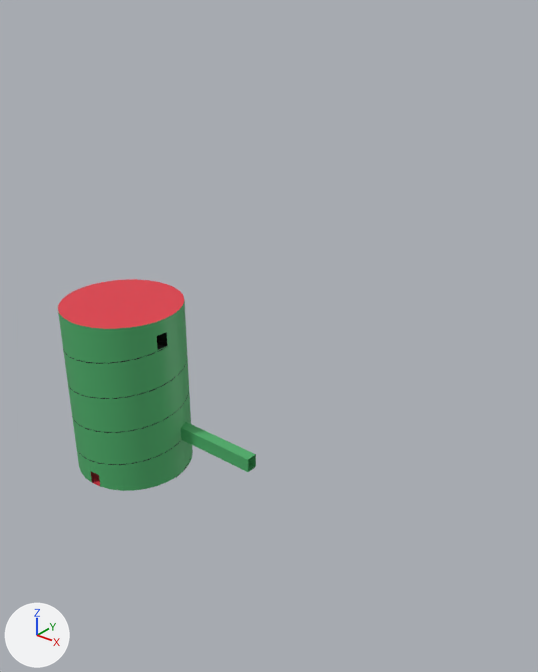
The Blender file BlenderFiles/Archival_Object/Scenes/CPS_AO_012.blend: old version first, new version second.
The view is the same before and after, from a camera (50 mm lens) standing at (350.0, -286.0, 309.0) and looking at (113.0, 10.0, 125.0). The lights are fixed; the arrows at lower left show +X, +Y and +Z.

In view in the first picture: 'Museum_Shell'.
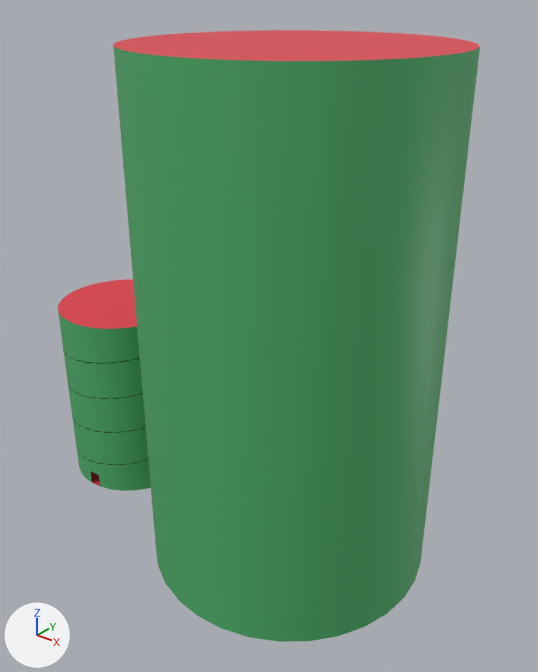
Changed parts and their boxes [x1, y1, x2, y2] in the pictures (538 x 672 px):
'Room_1', added (green)
    after: [113, 30, 480, 642]
    faces in mat_mat_museum_wall (green #4eb16c): [113, 45, 480, 642]
    faces in mat_mat_museum_ground (red #e43948): [113, 30, 480, 61]
part 1 of me_museum_shell_mesh, deleted (green)
    before: [181, 422, 256, 472]

Edits to the bpy script that builds the scene:
```text
Change me_museum_shell_mesh:
    where me_museum_shell_mesh.from_pydata(...)  # 228 vertices, 195 faces; spans x -20.0..49.0, y -20.0..20.0, z 0.0..119.0
    used by ob_museum_shell; location = (0.0, 0.0, 0.0); scale = (2.0, 2.0, 1.0)
    verts and faces of me_museum_shell_mesh; kept vertices keep their numbers, new ones are numbered from 228
    before: 166 (18.5, 7.7, 35.6) at pixel (186, 421), 167 (18.5, 7.7, 26.0), 170 (19.6, 3.9, 35.6) at pixel (180, 427), 171 (19.6, 3.9, 26.0) at pixel (181, 439), 224 (49.0, 7.7, 35.6) at pixel (255, 454)
    before: 225 (49.0, 7.7, 26.0) at pixel (255, 466), 226 (49.0, 3.9, 35.6) at pixel (248, 459), 227 (49.0, 3.9, 26.0) at pixel (248, 472)
    me_museum_shell_mesh part 1
    add delete_vertices([*range(224, 228)])  # with the faces that use them
Add me_room_1_mesh:
    me_room_1_mesh.from_pydata(...)  # 130 vertices, 98 faces; spans x -80.0..80.0, y -80.0..80.0, z 0.0..282.0
    me_room_1_mesh.polygons.foreach_set('use_smooth', [True] * 98)
    # faces by material slot: [2, 96]
    me_room_1_mesh.materials.append(mat_mat_museum_ground)  # red #e43948
    me_room_1_mesh.materials.append(mat_mat_museum_wall)  # green #4eb16c
Add ob_room_1:
    ob_room_1 = bpy.data.objects.new('Room_1', me_room_1_mesh)
    ob_room_1.location = (136.0, 0.0, 0.0)
```
